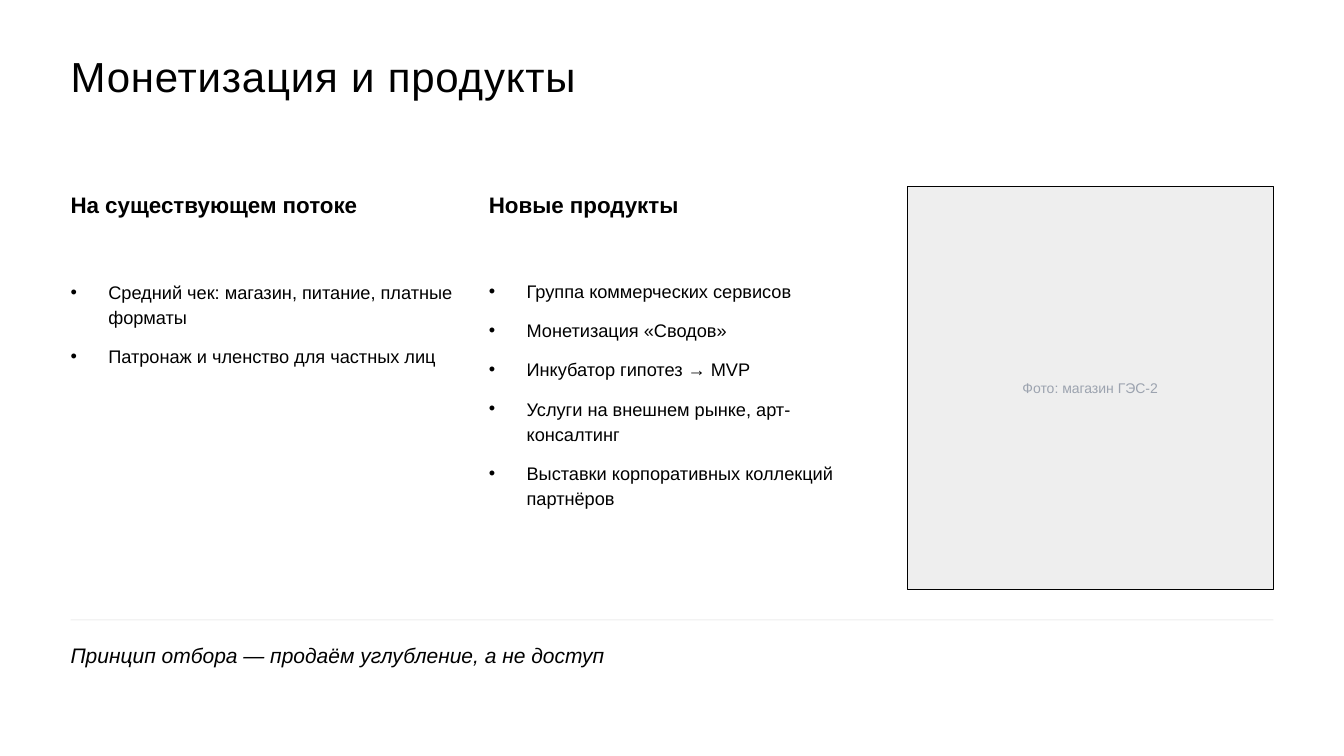
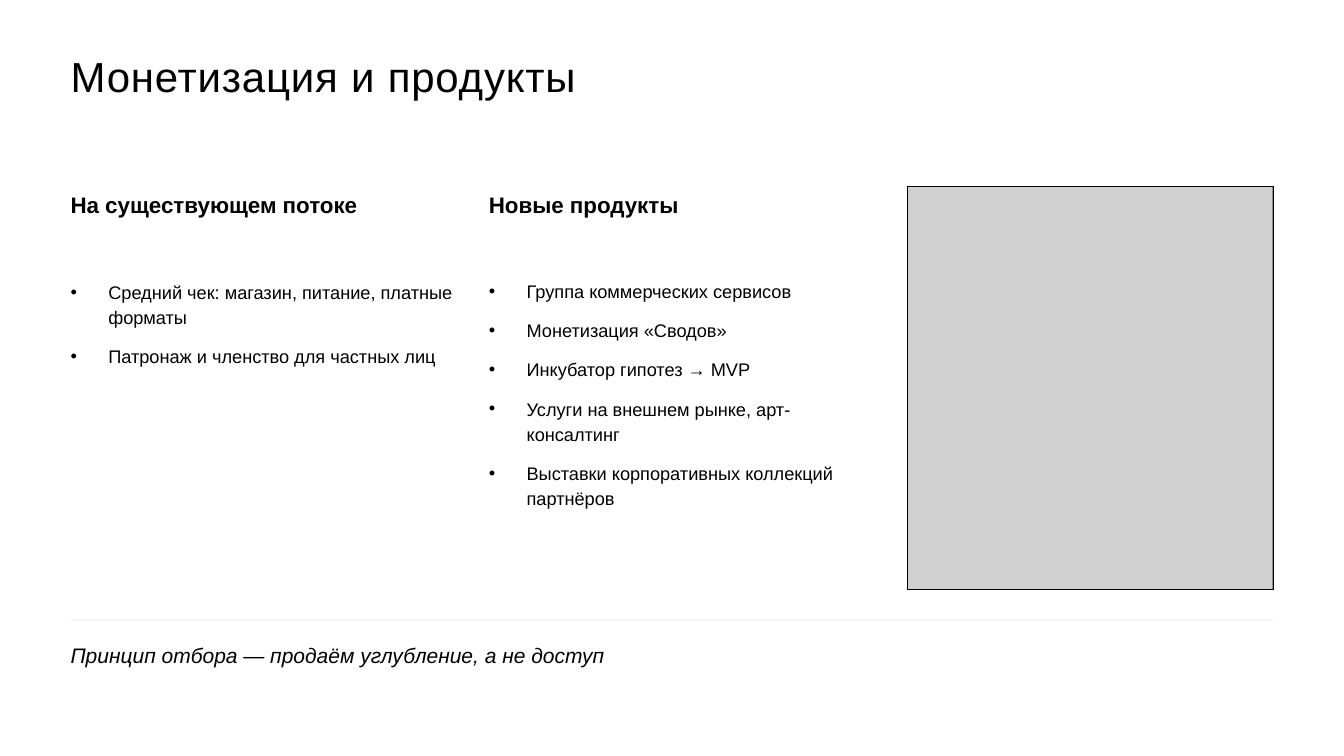
Before and after one commit to skrasin/ges-2, a slide deck: slide 12 of docs/strategy/ges2-service-cx-proposal.pptx. Drawn at 1344x756 pixels with LibreOffice and Linux fonts; fonts in the diff are those of the drawing; grey boxes stand for pictures. Boxes give left, top, right and bottom in pixels: in the first picture for what was removed or moved away, otherwise in the second. Text is boxed around its words. In the diff, an @@ line names an element or a change of style, - is before the commit and + after.

```diff
--- a/docs/strategy/ges2-service-cx-proposal.pptx
+++ b/docs/strategy/ges2-service-cx-proposal.pptx
@@ rectangle at (907,187,1273,590): fill #EEEEEE to none @@
@@ picture added at (907,187,1273,590) @@
@@ text removed at (1022,383,1158,393) @@
-Фото: магазин ГЭС-2
```
Also in this commit, not shown: 6 other slides changed, 9 other files.
